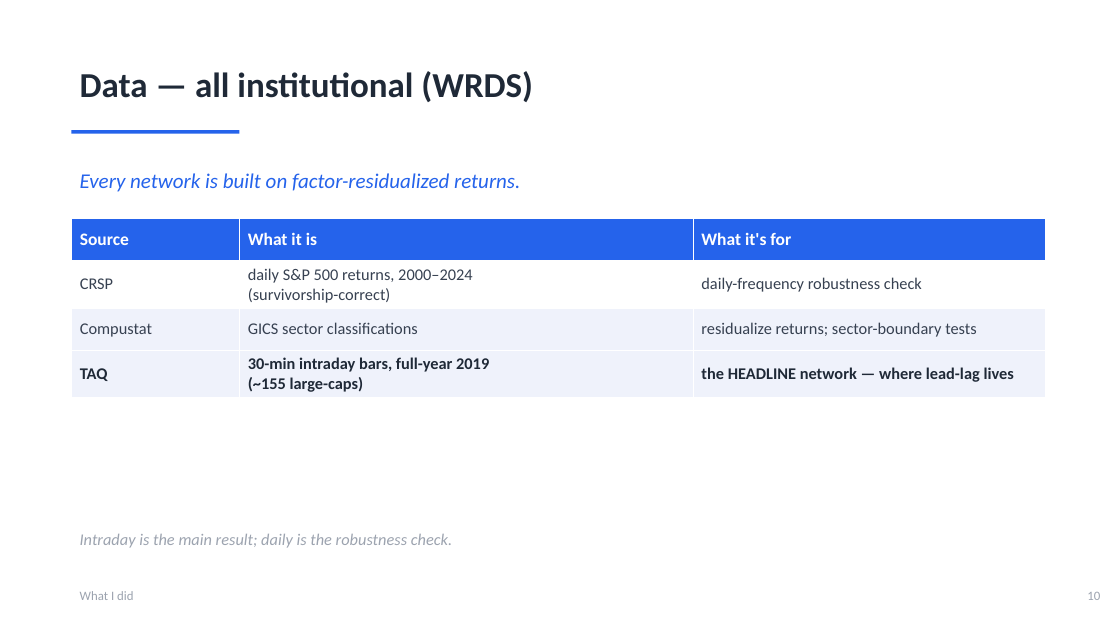
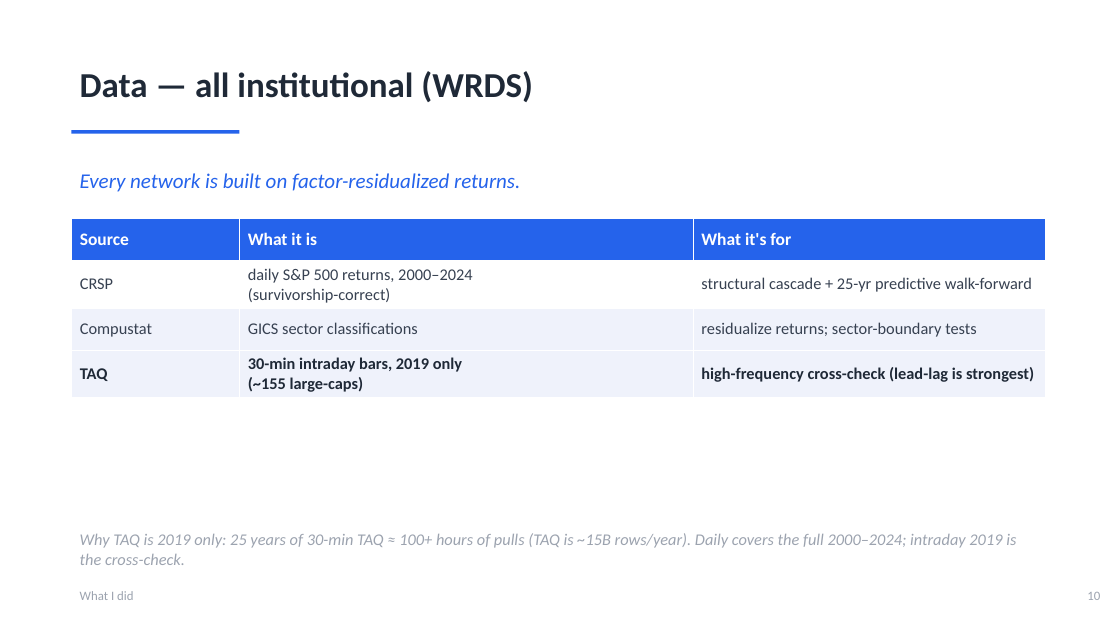
Before and after one commit to ivan-sit/Curvature-Lead-Lag-Model, a slide deck: slide 11 of slides/Ricci_Curvature_LeadLag.pptx. Drawn at 1120x630 pixels with LibreOffice and Linux fonts; fonts in the diff are those of the drawing. Boxes give left, top, right and bottom in pixels: in the first picture for what was removed or moved away, otherwise in the second. Text is boxed around its words. In the diff, an @@ line names an element or a change of style, - is before the commit and + after.

```diff
--- a/slides/Ricci_Curvature_LeadLag.pptx
+++ b/slides/Ricci_Curvature_LeadLag.pptx
@@ table at box(71, 218, 1046, 396) @@
-row 2, column 3: daily-frequency robustness check
+row 2, column 3: structural cascade + 25-yr predictive walk-forward
-row 4, column 2: 30-min intraday bars, full-year 2019 / (~155 large-caps)
+row 4, column 2: 30-min intraday bars, 2019 only / (~155 large-caps)
-row 4, column 3: the HEADLINE network — where lead-lag lives
+row 4, column 3: high-frequency cross-check (lead-lag is strongest)
@@ text at box(80, 533, 1016, 565): text changed @@
-Intraday is the main result; daily is the robustness check.
+Why TAQ is 2019 only: 25 years of 30-min TAQ ≈ 100+ hours of pulls (TAQ is ~15B rows/year). Daily covers the full 2000–2024; intraday 2019 is the cross-check.
```
Also in this commit, not shown: 1 other file.
